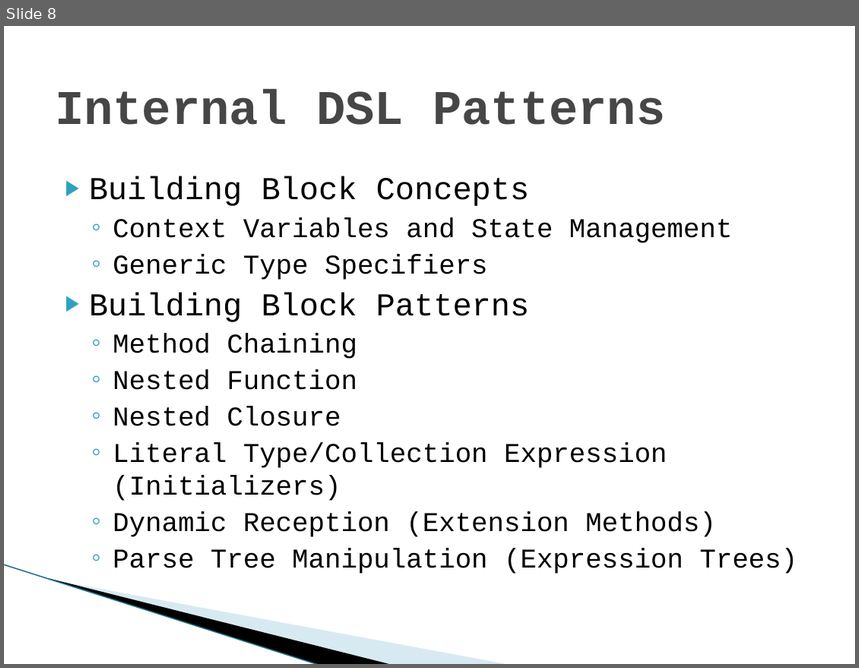
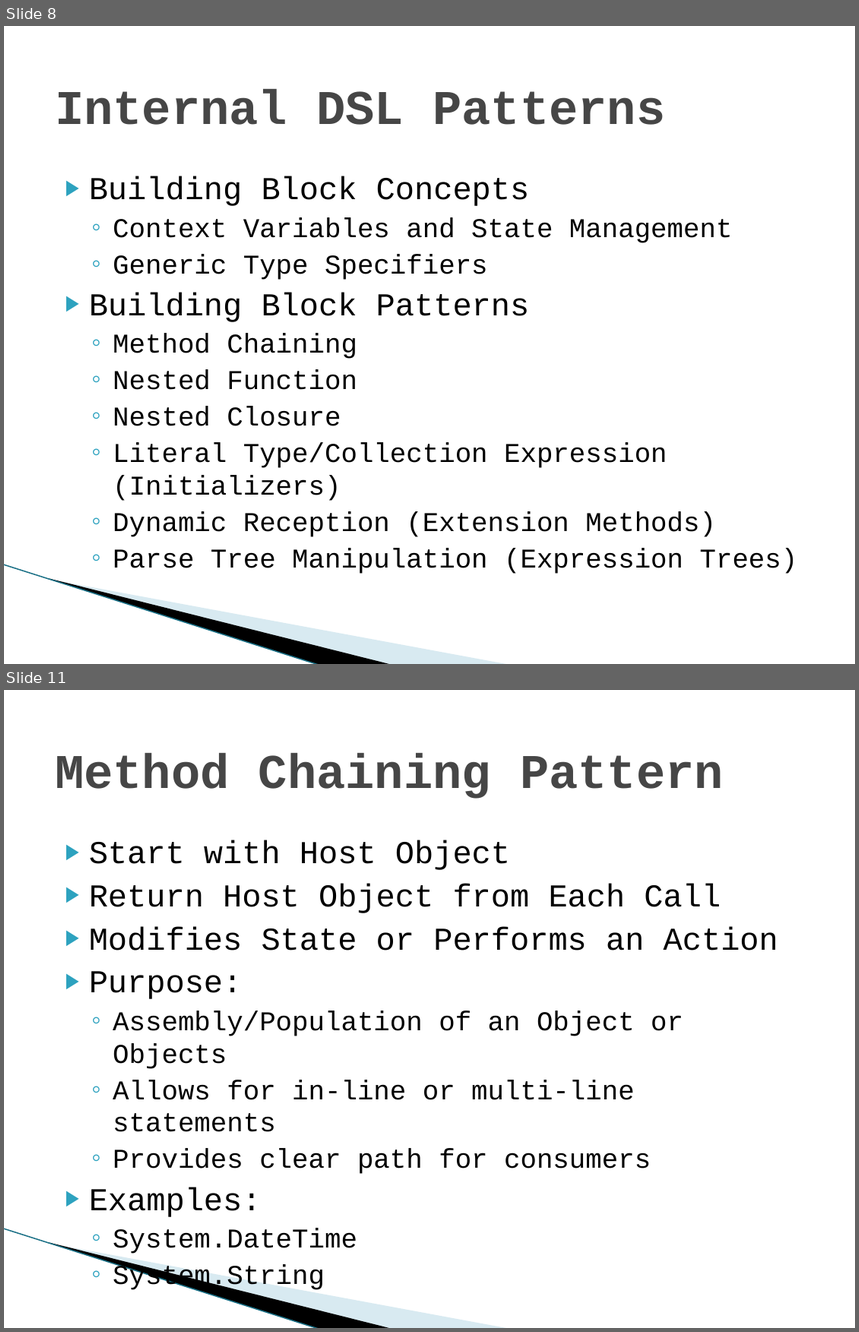
Before and after one commit to diabluchanskyi/pablo, a slide deck: presentations/chadmyers/InternalDSLs/doc/Internal Domain-specific Languages in CSharp.pptx. Shown one above the other, each under a label of ours: slide 8 before the commit, slides 8 and 11 after it; the slides between them are not shown. The pictures are 859x668 and 859x1332 pixels, drawn with LibreOffice and Linux fonts; fonts in the diff are those of the drawing; background and template pictures are left out. Boxes give left, top, right and bottom in pixels: in the first picture for what was removed or moved away, otherwise in the second. Text is boxed around its words. In the diff, an @@ line names an element or a change of style, - is before the commit and + after.

```diff
--- a/presentations/chadmyers/InternalDSLs/doc/Internal Domain-specific Languages in CSharp.pptx
+++ b/presentations/chadmyers/InternalDSLs/doc/Internal Domain-specific Languages in CSharp.pptx
@@ slide 11 added at (4, 690, 855, 1328), background #FFFFFF; not listed: 3 template elements that a slide beside it also shows @@
@@ title added at (55, 753, 724, 799), 41 pt, text #464646, bold @@
+Method Chaining Pattern
@@ text added at (89, 840, 778, 1254), 23 pt, text #000000 @@
+▶ Start with Host Object
+▶ Return Host Object from Each Call
+▶ Modifies State or Performs an Action
+▶ Purpose:
+  ◦ Assembly/Population of an Object or Objects
+  ◦ Allows for in-line or multi-line statements
+  ◦ Provides clear path for consumers
+▶ Examples:
+  ◦ System.DateTime
+  ◦ System.String
```
Also in this commit, not shown: 2 slides changed, 11 other slides added, 11 other files.
